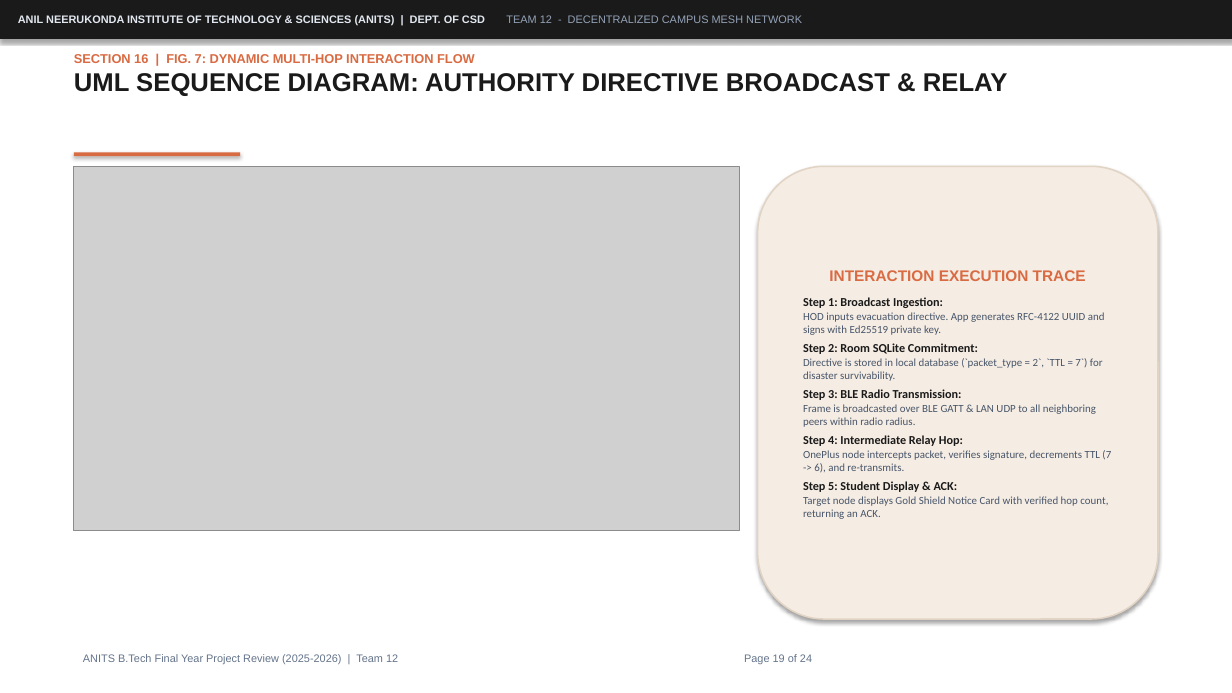
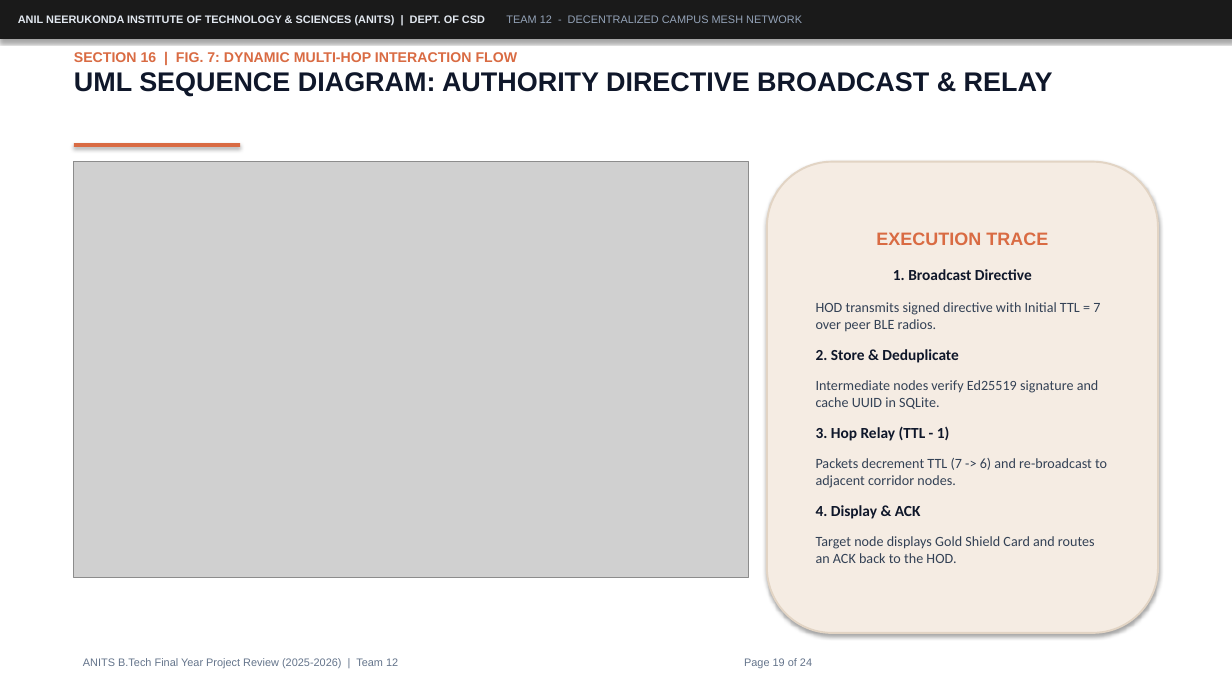
Before and after one commit to 047harry/anits-campus-mesh, a slide deck: slide 19 of ppts/final-2.pptx. Drawn at 1232x693 pixels with LibreOffice and Linux fonts; fonts in the diff are those of the drawing; grey boxes stand for pictures. Boxes give left, top, right and bottom in pixels: in the first picture for what was removed or moved away, otherwise in the second. Text is boxed around its words. In the diff, an @@ line names an element or a change of style, - is before the commit and + after.

Commit message:
docs(ppt): optimize final-2.pptx for readability with 12-14pt bold text, concise bullets, and enlarged UML figures

```diff
--- a/ppts/final-2.pptx
+++ b/ppts/final-2.pptx
@@ text "SECTION 16 | FIG. 7: ..." at [74, 52, 1053, 97]: size 10 to 11 pt in "SECTION 16 | FIG. 7: DYNAMIC MULTI-HOP ..."; size 20 to 21 pt, text colour #1A1A1A to #0F172A in "UML SEQUENCE DIAGRAM: AUTHORITY DIRECTIVE BROADCAST & ..." @@
@@ rectangle: place and size @@
-rectangle at [74, 152, 240, 156]
+rectangle at [74, 143, 240, 147]
@@ picture: place and size @@
-picture at [74, 166, 739, 531]
+picture at [74, 162, 749, 578]
@@ rounded rectangle "EXECUTION TRACE": place and size @@
-rounded rectangle "EXECUTION TRACE" at [758, 166, 1158, 619]
+rounded rectangle "EXECUTION TRACE" at [767, 162, 1158, 633]
@@ rounded rectangle "EXECUTION TRACE" at [767, 162, 1158, 633]: outline #E2D4C4 1.2 pt to #E2D4C4 1.5 pt @@
@@ text in rounded rectangle at [816, 232, 1107, 563]: text changed; size 8.5 to 11 pt; text colour #475569 to #334155 @@
-INTERACTION EXECUTION TRACE
-Step 1: Broadcast Ingestion:
-HOD inputs evacuation directive. App generates RFC-4122 UUID and signs with Ed25519 private key.
-Step 2: Room SQLite Commitment:
-Directive is stored in local database (`packet_type = 2`, `TTL = 7`) for disaster survivability.
-Step 3: BLE Radio Transmission:
-Frame is broadcasted over BLE GATT & LAN UDP to all neighboring peers within radio radius.
-Step 4: Intermediate Relay Hop:
-OnePlus node intercepts packet, verifies signature, decrements TTL (7 -> 6), and re-transmits.
-Step 5: Student Display & ACK:
-Target node displays Gold Shield Notice Card with verified hop count, returning an ACK.
+EXECUTION TRACE
+1. Broadcast Directive
+HOD transmits signed directive with Initial TTL = 7 over peer BLE radios.
+2. Store & Deduplicate
+Intermediate nodes verify Ed25519 signature and cache UUID in SQLite.
+3. Hop Relay (TTL - 1)
+Packets decrement TTL (7 -> 6) and re-broadcast to adjacent corridor nodes.
+4. Display & ACK
+Target node displays Gold Shield Card and routes an ACK back to the HOD.
@@ text "ANITS B.Tech Final Year Project ...": place and size @@
-text "ANITS B.Tech Final Year Project ..." at [83, 654, 812, 664]
+text "ANITS B.Tech Final Year Project ..." at [83, 658, 812, 668]
```
Also in this commit, not shown: 10 other slides changed, 5 other files.
